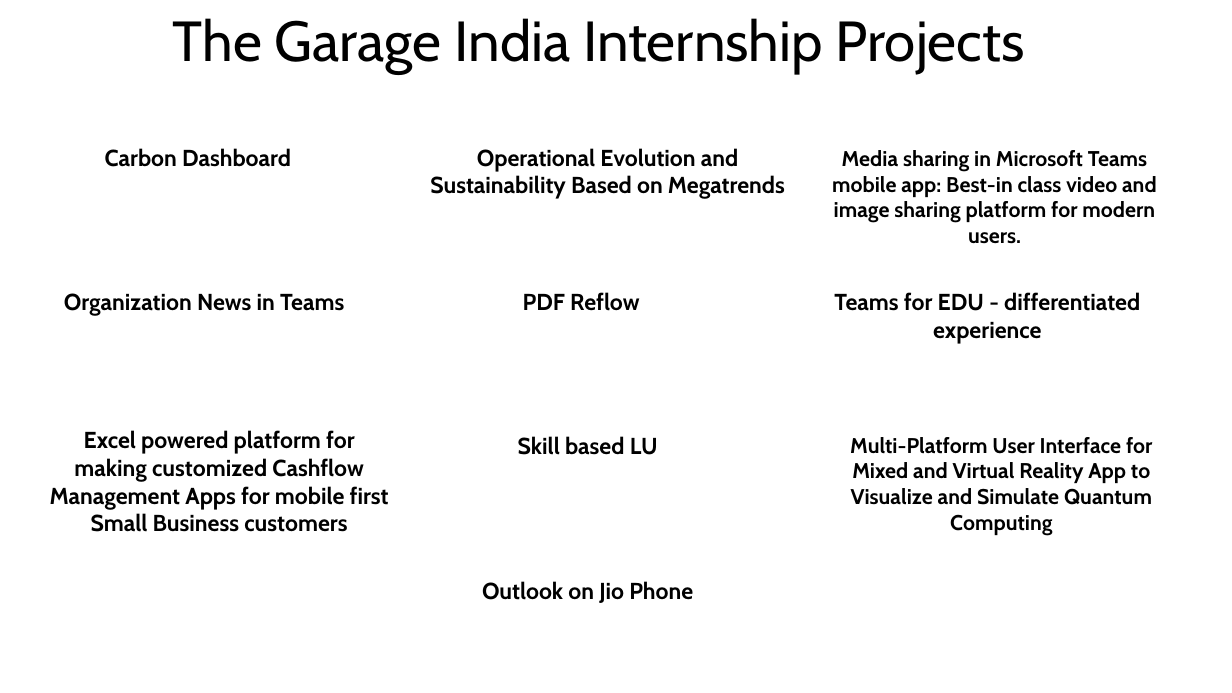
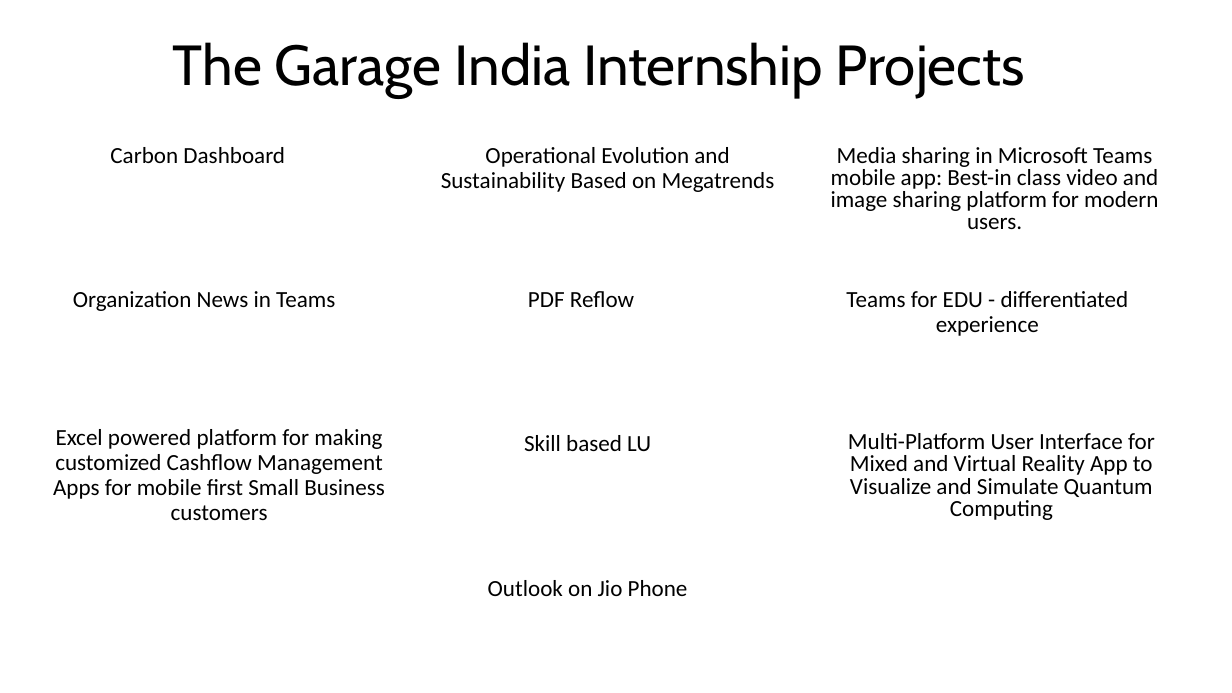
Before and after one commit to byteridge/GarageInternship2020, a slide deck: slide 4 of 1.Introduction.pptx. Drawn at 1232x693 pixels with LibreOffice and Linux fonts; fonts in the diff are those of the drawing. Boxes give left, top, right and bottom in pixels: in the first picture for what was removed or moved away, otherwise in the second. Text is boxed around its words. In the diff, an @@ line names an element or a change of style, - is before the commit and + after.

```diff
--- a/1.Introduction.pptx
+++ b/1.Introduction.pptx
@@ title "The Garage India Internship Projects" at [173,42,1025,98]: line spacing 0.8 to 0.9; vertical alignment top to middle @@
@@ text "Media sharing in Microsoft Teams ..." at [831,147,1158,229]: size 16.6 to 18 pt, font Cabin to Calibri, bold off; line spacing 1 to 0.8; less space between paragraphs @@
@@ text "Multi-Platform User Interface for Mixed ..." at [848,433,1155,520]: size 16.6 to 18 pt, font Cabin to Calibri, bold off; line spacing 1 to 0.8; less space between paragraphs @@
@@ font Cabin to Calibri, bold off; line spacing 1 to 0.9; less space between paragraphs in 8 elements at [110,147,285,163], [441,147,775,192], [53,429,385,520], [73,291,335,311], [528,291,634,307], [846,291,1129,336], [524,435,651,451], [488,580,688,596] @@
```
Also in this commit, not shown: 5 other slides changed, 1 slide added, 1 slide removed.
